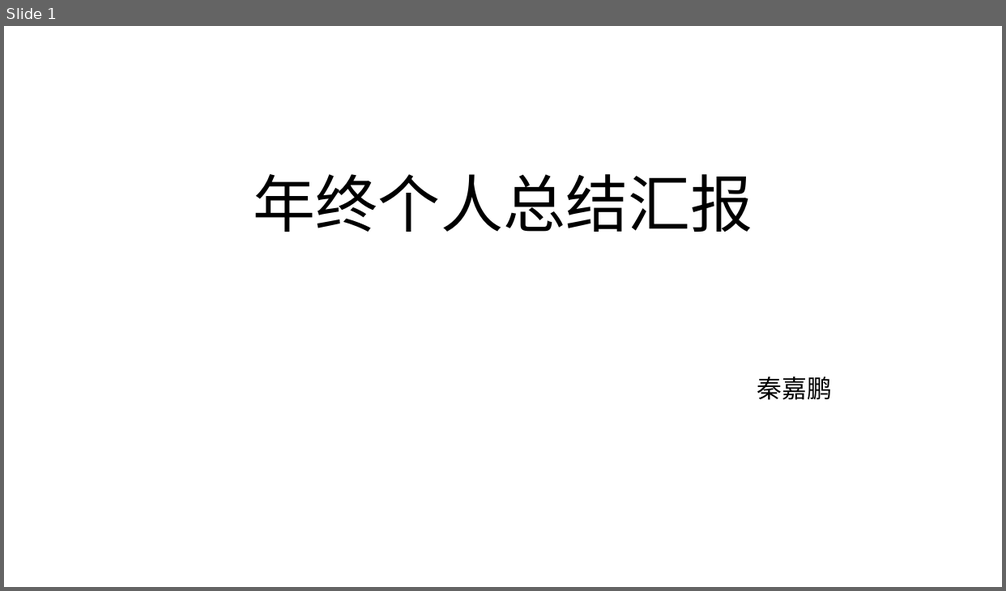
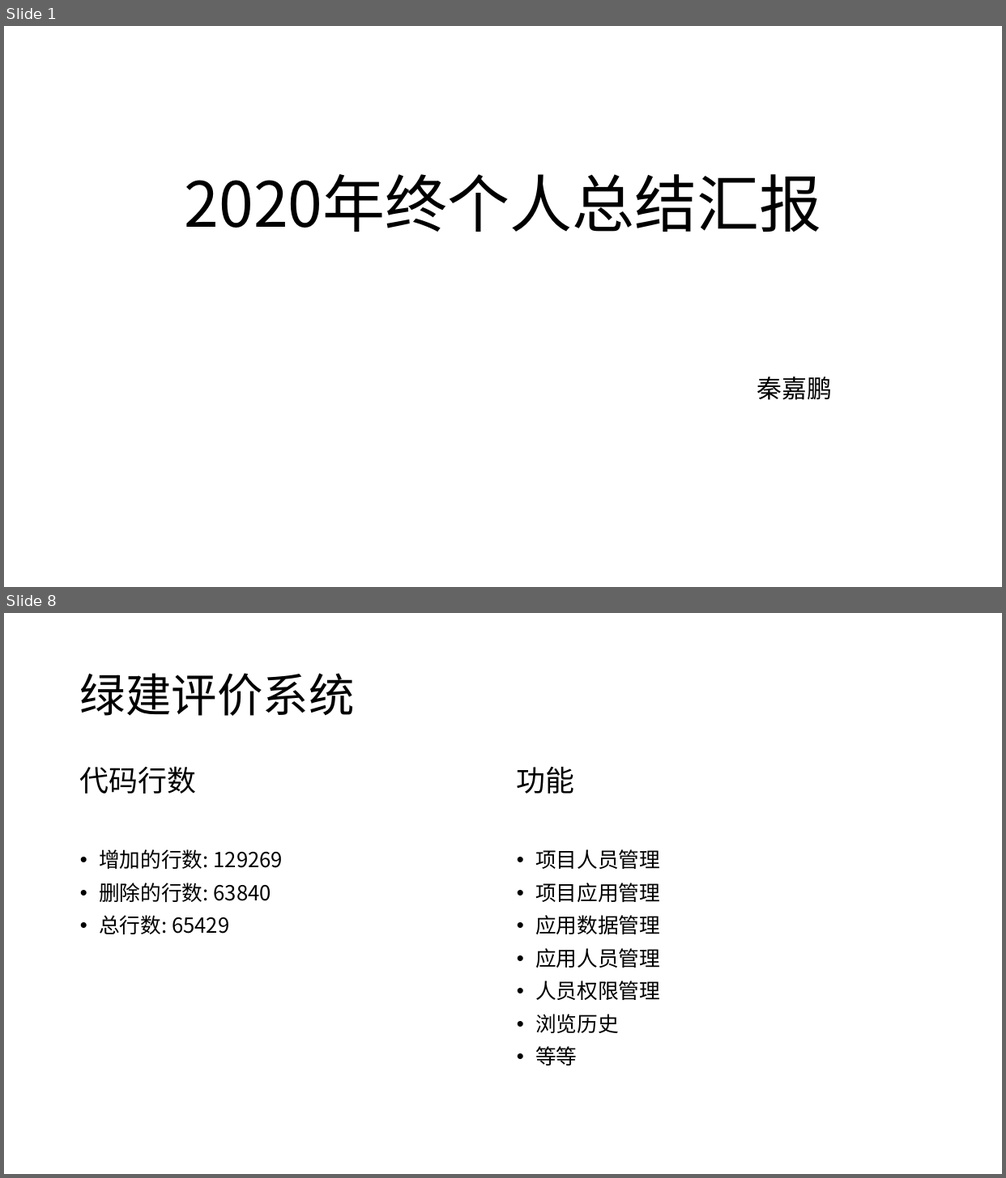
Before and after one commit to qjp88995/thape-report, a slide deck: 2020年终个人总结汇报.pptx. Shown one above the other, each under a label of ours: slide 1 before the commit, slides 1 and 8 after it; the slides between them are not shown. The pictures are 1006x591 and 1006x1178 pixels, drawn with LibreOffice and Linux fonts; fonts in the diff are those of the drawing; background and template pictures are left out. Boxes give left, top, right and bottom in pixels: in the first picture for what was removed or moved away, otherwise in the second. Text is boxed around its words. In the diff, an @@ line names an element or a change of style, - is before the commit and + after.

```diff
--- a/2020年终个人总结汇报.pptx
+++ b/2020年终个人总结汇报.pptx
@@ slide 8 added at [4,613,1002,1174], background #FFFFFF @@
@@ title added at [80,673,355,716], 44 pt, text #000000 @@
+绿建评价系统
@@ text added at [80,766,283,935], 20 pt, text #000000 @@
+代码行数
+• 增加的行数: 129269
+• 删除的行数: 63840
+• 总行数: 65429
@@ text added at [517,767,660,1066], 20 pt, text #000000 @@
+功能
+• 项目人员管理
+• 项目应用管理
+• 应用数据管理
+• 应用人员管理
+• 人员权限管理
+• 浏览历史
+• 等等
@@ slide 1 changed as well @@
@@ title at [185,174,822,232]: text changed @@
-年终个人总结汇报
+2020年终个人总结汇报
```
Also in this commit, not shown: 12 other slides added, 1 other file.
